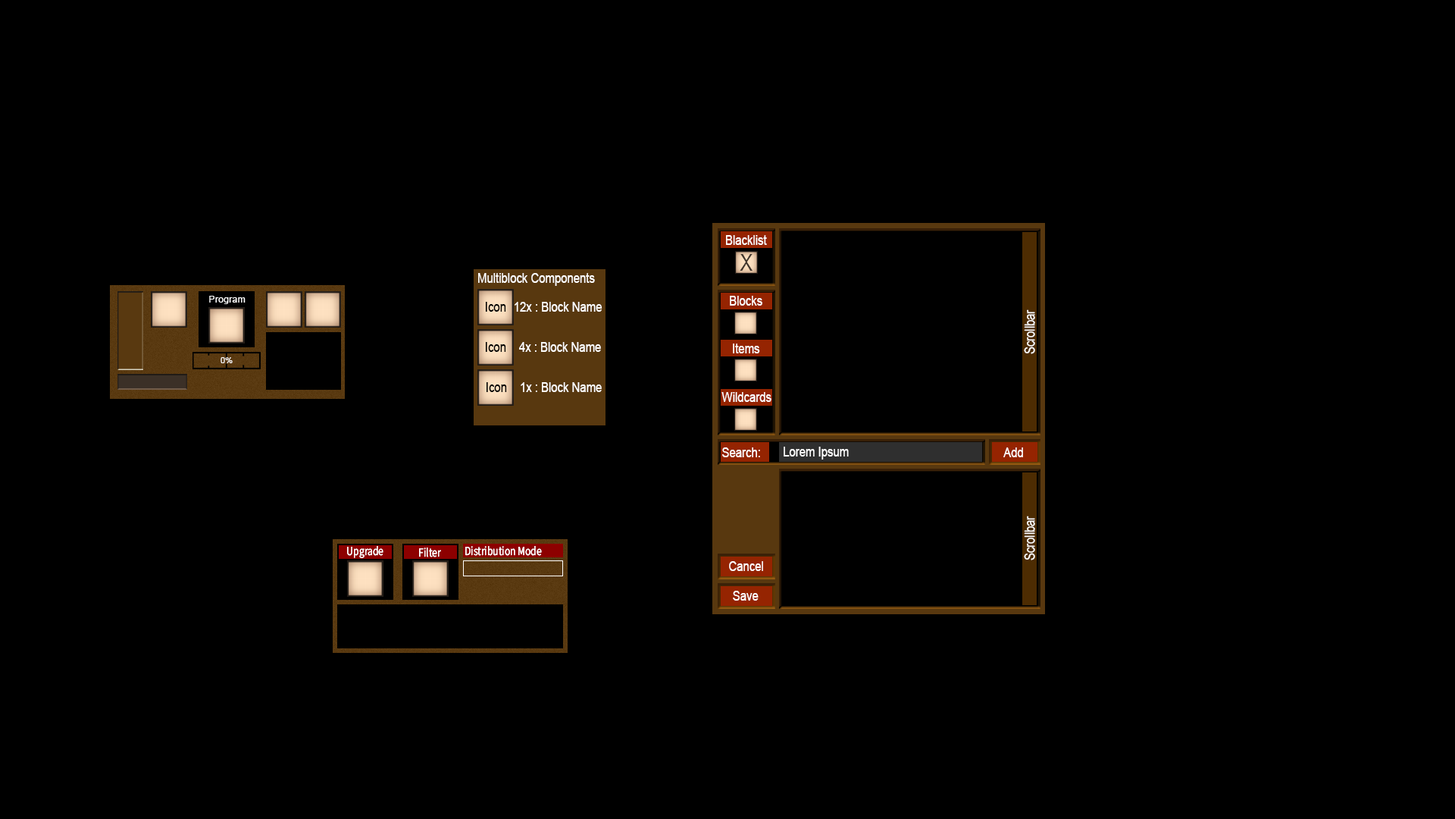
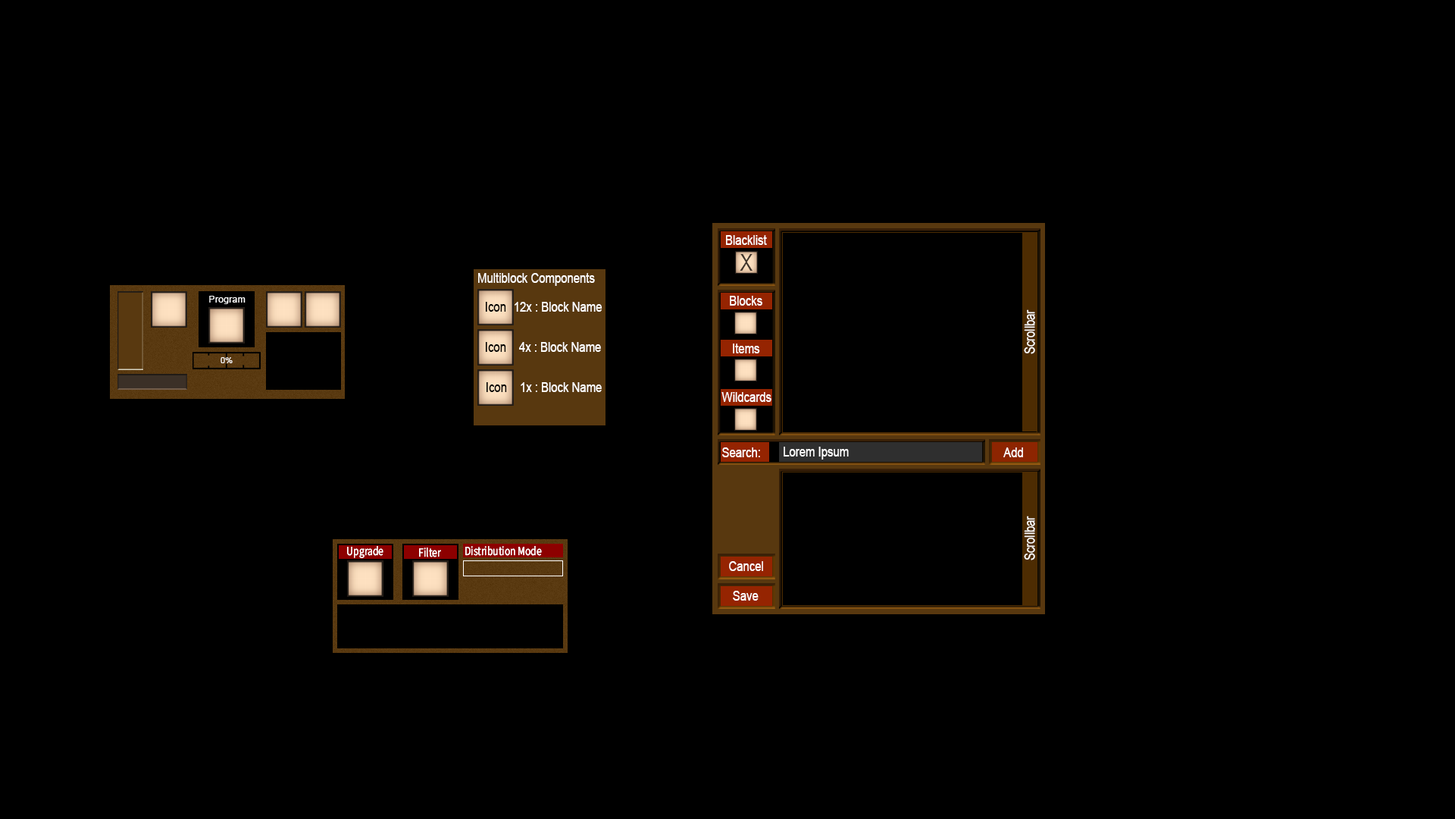
The second 1455 x 819 image is a revision of the first. Changes to its layers:
added layer "Layer 37" in group "PipeFilterGUI" over [782, 231, 1038, 433]
showed "Layer 30", painted on it over [782, 231, 1038, 606]
"Layer 35": opacity 100% → 89% over [992, 441, 1038, 462]
